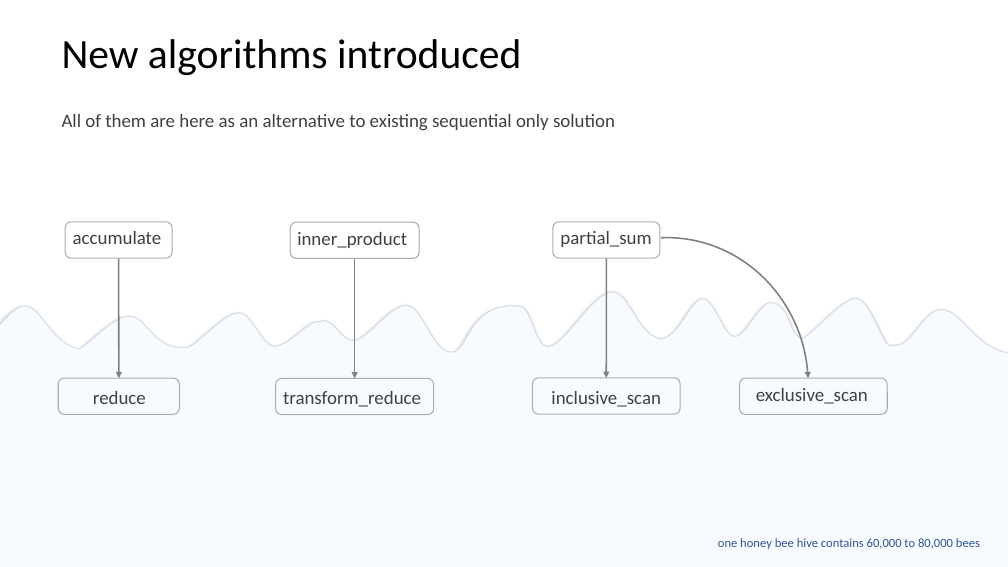
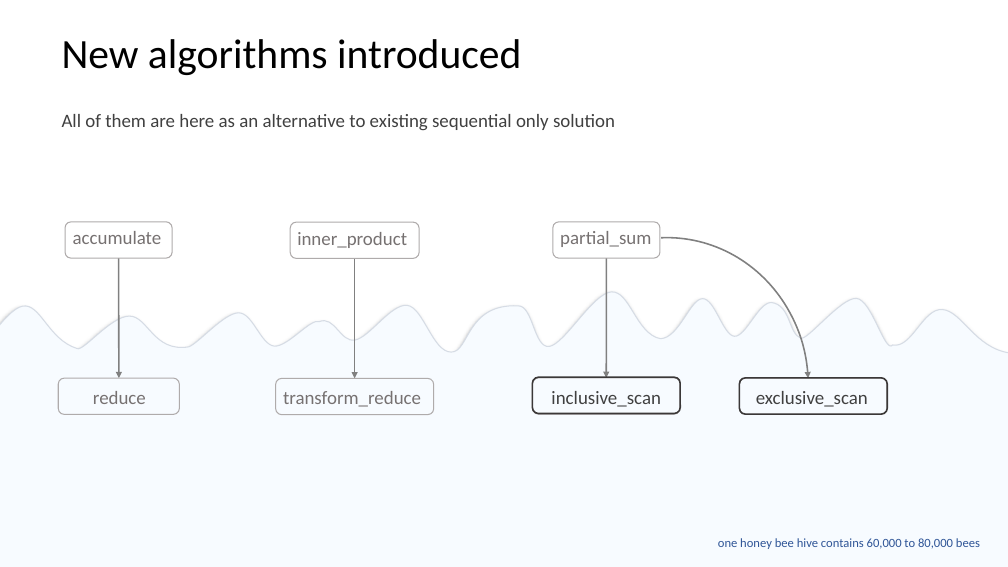
Before and after one commit to EmptySquareBubble/StoriesFromAParallelUniverse-, a slide deck: slide 28 of stories_from_a_paralel_universe.pptx. Drawn at 1008x567 pixels with LibreOffice and Linux fonts; fonts in the diff are those of the drawing. Boxes give left, top, right and bottom in pixels: in the first picture for what was removed or moved away, otherwise in the second. Text is boxed around its words. In the diff, an @@ line names an element or a change of style, - is before the commit and + after.

Commit message:
small styling

```diff
--- a/stories_from_a_paralel_universe.pptx
+++ b/stories_from_a_paralel_universe.pptx
@@ text colour #404040 to #767171 in 5 elements at box(297, 232, 407, 248), box(560, 231, 651, 247), box(73, 231, 162, 244), box(93, 391, 146, 404), box(283, 391, 421, 407) @@
@@ rounded rectangle added at box(532, 377, 681, 414), outline #3B3838 1.5 pt @@
@@ rounded rectangle added at box(740, 378, 888, 414), outline #3B3838 1.5 pt @@
```
Also in this commit, not shown: 14 other slides changed.
